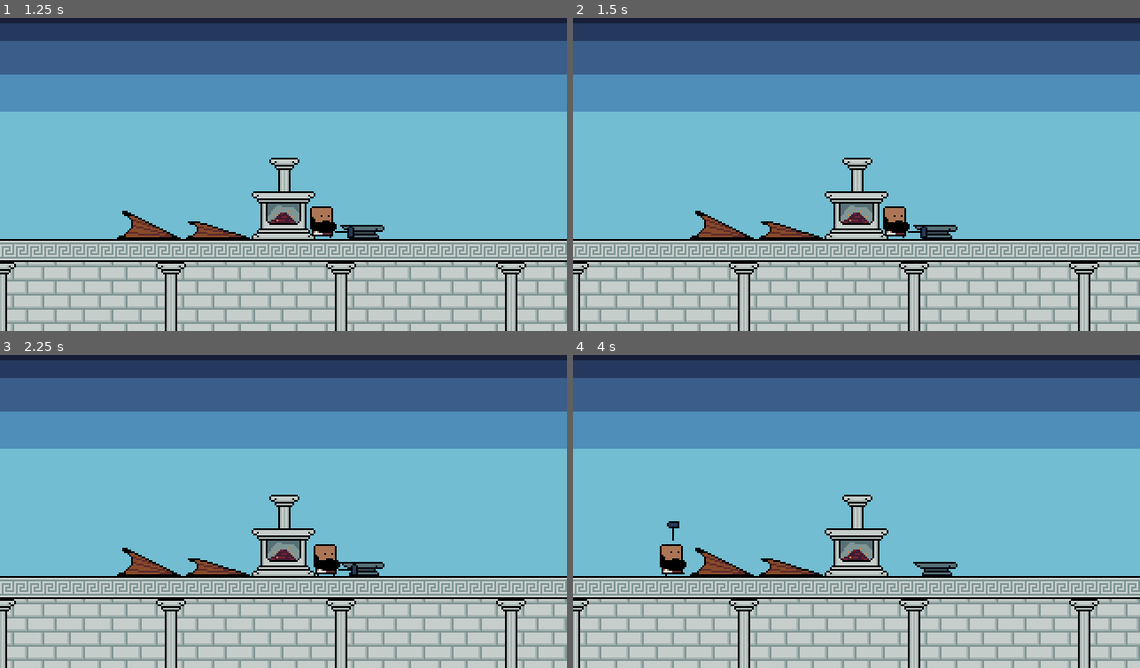
Above: before the commit, frames 1-4 (two rows, left to right).
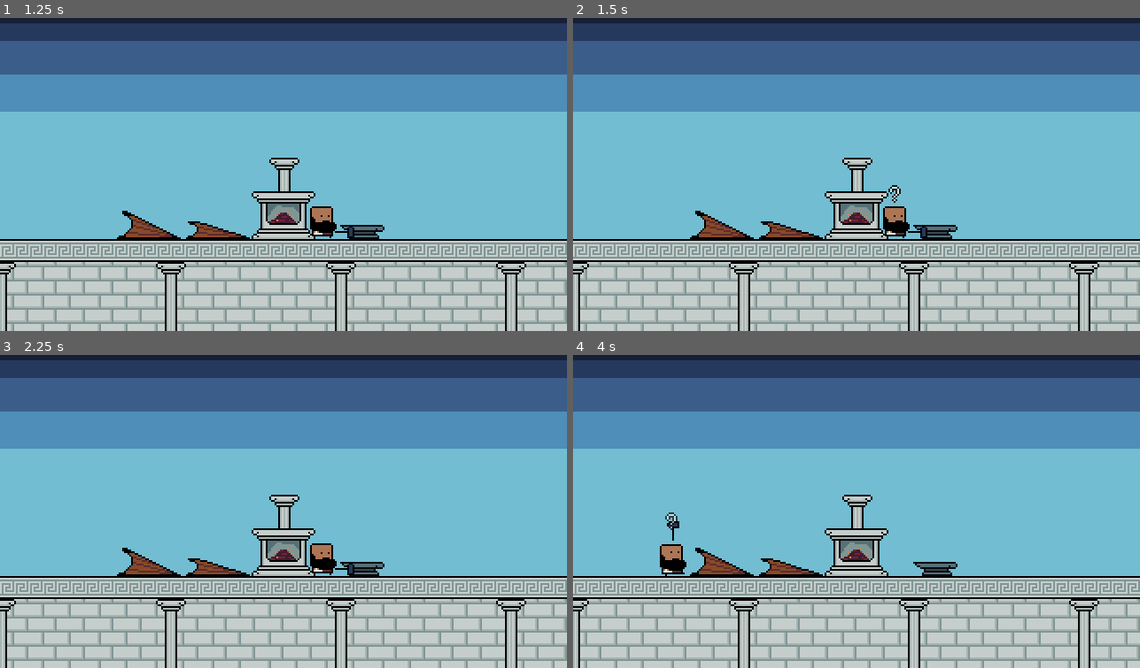
Above: after the commit, the same moments.

Repository: dmitriy-shmilo/secret-santa-2021
Game: Godot game, scene res://game_screen/game_screen.tscn
The game is run twice, just before and just after one commit, with the same random seed, the same clock (stepped at 60 frames per second) and the same inputs.
Inputs (mouse positions are in pixels of both pictures, inside the frame that each line leads up to):
- Up to frame 1 (1.25 s): tap Enter at 0.5 s; move the mouse to (408, 155) at 0.52 s; hold D (right) from 0.53 s (still down); click (408, 155) at 0.67 s
- Up to frame 2 (1.5 s): tap Space at 1.25 s; move the mouse to (743, 187) at 1.27 s; release D (right) at 1.28 s; hold S (down) from 1.28 s (still down)
- Up to frame 3 (2.25 s): tap Enter at 2 s; move the mouse to (340, 439) at 2.02 s; release S (down) at 2.03 s; hold D (right) from 2.03 s (still down)
- Up to frame 4 (4 s): tap Space at 2.75 s; move the mouse to (828, 570) at 2.77 s; release D (right) at 2.78 s; hold W (up) 2.78-3.53 s; click (828, 570) at 2.92 s; tap Enter at 3.5 s; move the mouse to (1026, 555) at 3.52 s; hold A (left) from 3.53 s (still down)

Frame 1 is identical in both runs. In frame 2, less than 0.1% of the frame differs, in the area x 55-58%, y 53-60%; in frame 3, 0.3%, in the area x 54-64%, y 60-71%; in frame 4, less than 0.1%.

Commit message:
Confuse when wrong action pressed. Unconfuse shortly after.

Diff:
--- a/src/game_screen/character.gd
+++ b/src/game_screen/character.gd
@@ -23,6 +23,9 @@
 
 
 func confuse() -> void:
+	if _animation_player.is_playing():
+		return
+
 	if _state == CharacterState.CONFUSED:
 		print("Prevented double-confuse")
 		return
@@ -33,11 +36,14 @@
 
 
 func unconfuse() -> void:
-	match _previous_state:
-		CharacterState.ANVIL_DOWN, CharacterState.ANVIL_UP, CharacterState.ANVIL_UP:
-			anvil_idle()
-		CharacterState.BELLOWS_DOWN, CharacterState.BELLOWS_UP, CharacterState.BELLOWS_UP:
-			bellows_idle()
+	_state = _previous_state
+	return
+# TODO: consider returning to idle state instead
+#	match _previous_state:
+#		CharacterState.ANVIL_DOWN, CharacterState.ANVIL_UP, CharacterState.ANVIL_IDLE:
+#			anvil_idle()
+#		CharacterState.BELLOWS_DOWN, CharacterState.BELLOWS_UP, CharacterState.BELLOWS_IDLE:
+#			bellows_idle()
 
 
 func anvil_up() -> void:
@@ -59,6 +65,9 @@
 
 
 func anvil_idle() -> void:
+	if _state ==  CharacterState.ANVIL_IDLE:
+		return
+
 	if _state in [CharacterState.CONFUSED, CharacterState.ANVIL_DOWN]:
 		_animation_player.play("anvil_idle")
 		_state = CharacterState.ANVIL_IDLE
@@ -86,6 +95,9 @@
 
 
 func bellows_idle() -> void:
+	if _state == CharacterState.BELLOWS_IDLE:
+		return
+
 	if _state in [CharacterState.CONFUSED, CharacterState.BELLOWS_DOWN]:
 		_animation_player.play("bellows_idle")
 		_state = CharacterState.BELLOWS_IDLE
--- a/src/game_screen/character.tscn
+++ b/src/game_screen/character.tscn
@@ -1,7 +1,8 @@
-[gd_scene load_steps=10 format=2]
+[gd_scene load_steps=12 format=2]
 
 [ext_resource path="res://assets/characters.png" type="Texture" id=1]
 [ext_resource path="res://game_screen/character.gd" type="Script" id=2]
+[ext_resource path="res://assets/ui.png" type="Texture" id=3]
 
 [sub_resource type="Animation" id=1]
 length = 0.001
@@ -28,11 +29,35 @@
 "transitions": PoolRealArray( 1 ),
 "update": 0,
 "values": [ Vector2( -2, 0 ) ]
+}
+tracks/2/type = "value"
+tracks/2/path = NodePath("Emotion:position")
+tracks/2/interp = 1
+tracks/2/loop_wrap = true
+tracks/2/imported = false
+tracks/2/enabled = true
+tracks/2/keys = {
+"times": PoolRealArray( 0 ),
+"transitions": PoolRealArray( 1 ),
+"update": 0,
+"values": [ Vector2( -8, -14 ) ]
+}
+tracks/3/type = "value"
+tracks/3/path = NodePath("Emotion:self_modulate")
+tracks/3/interp = 1
+tracks/3/loop_wrap = true
+tracks/3/imported = false
+tracks/3/enabled = true
+tracks/3/keys = {
+"times": PoolRealArray( 0 ),
+"transitions": PoolRealArray( 1 ),
+"update": 0,
+"values": [ Color( 1, 1, 1, 0 ) ]
 }
 
 [sub_resource type="Animation" id=2]
 resource_name = "anvil_down"
-length = 0.5
+length = 0.3
 tracks/0/type = "value"
 tracks/0/path = NodePath("Sprite:region_rect")
 tracks/0/interp = 1
@@ -57,6 +82,20 @@
 "update": 0,
 "values": [ Vector2( 0, -10 ), Vector2( 0, 0 ), Vector2( 0, -5 ), Vector2( 0, 0 ) ]
 }
+tracks/2/type = "method"
+tracks/2/path = NodePath(".")
+tracks/2/interp = 1
+tracks/2/loop_wrap = true
+tracks/2/imported = false
+tracks/2/enabled = true
+tracks/2/keys = {
+"times": PoolRealArray( 0.3 ),
+"transitions": PoolRealArray( 1 ),
+"values": [ {
+"args": [  ],
+"method": "anvil_idle"
+} ]
+}
 
 [sub_resource type="Animation" id=3]
 resource_name = "bellows_up"
@@ -196,6 +235,48 @@
 "transitions": PoolRealArray( 1 ),
 "update": 0,
 "values": [ Vector2( -2, 0 ) ]
+}
+
+[sub_resource type="Animation" id=8]
+resource_name = "confused"
+length = 0.5
+tracks/0/type = "value"
+tracks/0/path = NodePath("Emotion:position")
+tracks/0/interp = 1
+tracks/0/loop_wrap = true
+tracks/0/imported = false
+tracks/0/enabled = true
+tracks/0/keys = {
+"times": PoolRealArray( 0, 0.4 ),
+"transitions": PoolRealArray( 0.5, 1 ),
+"update": 0,
+"values": [ Vector2( -8, -14 ), Vector2( -8, -32 ) ]
+}
+tracks/1/type = "value"
+tracks/1/path = NodePath("Emotion:self_modulate")
+tracks/1/interp = 1
+tracks/1/loop_wrap = true
+tracks/1/imported = false
+tracks/1/enabled = true
+tracks/1/keys = {
+"times": PoolRealArray( 0, 0.4, 0.5 ),
+"transitions": PoolRealArray( 0.33, 1, 1 ),
+"update": 0,
+"values": [ Color( 1, 1, 1, 0 ), Color( 1, 1, 1, 1 ), Color( 1, 1, 1, 0 ) ]
+}
+tracks/2/type = "method"
+tracks/2/path = NodePath(".")
+tracks/2/interp = 1
+tracks/2/loop_wrap = true
+tracks/2/imported = false
+tracks/2/enabled = true
+tracks/2/keys = {
+"times": PoolRealArray( 0.5 ),
+"transitions": PoolRealArray( 1 ),
+"values": [ {
+"args": [  ],
+"method": "unconfuse"
+} ]
 }
 
 [node name="Character" type="Node2D"]
@@ -207,6 +288,13 @@
 offset = Vector2( 0, -32 )
 region_enabled = true
 region_rect = Rect2( 0, 0, 32, 65 )
+
+[node name="Emotion" type="Sprite" parent="."]
+self_modulate = Color( 1, 1, 1, 0 )
+position = Vector2( -8, -14 )
+texture = ExtResource( 3 )
+region_enabled = true
+region_rect = Rect2( 496, 0, 16, 16 )
 
 [node name="AnimationPlayer" type="AnimationPlayer" parent="."]
 anims/RESET = SubResource( 1 )
@@ -216,3 +304,4 @@
 anims/bellows_down = SubResource( 7 )
 anims/bellows_idle = SubResource( 5 )
 anims/bellows_up = SubResource( 6 )
+anims/confused = SubResource( 8 )
